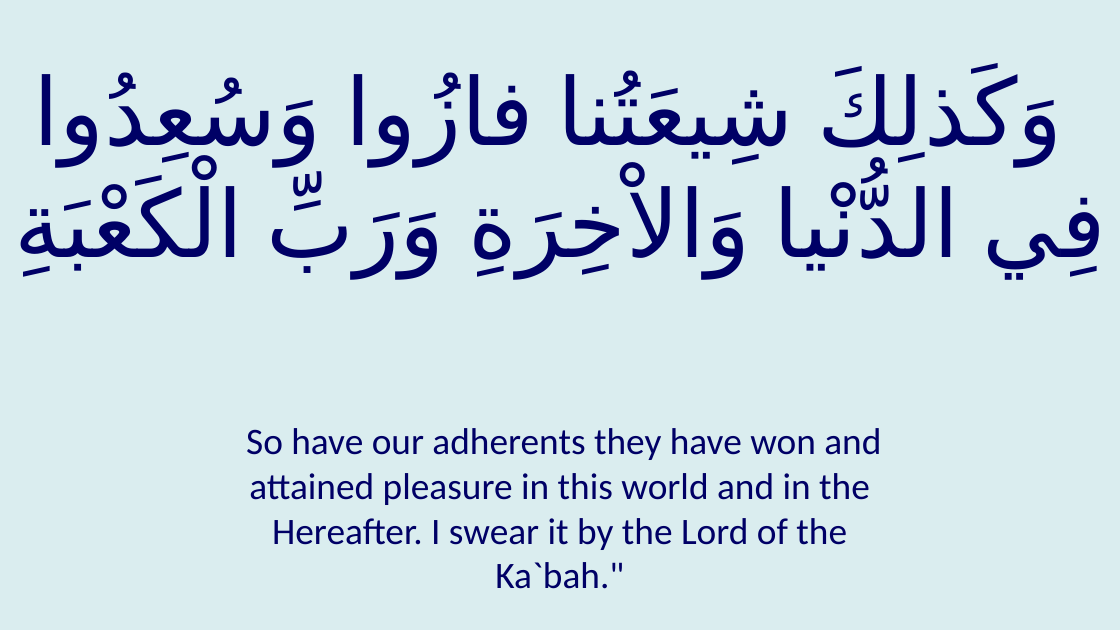
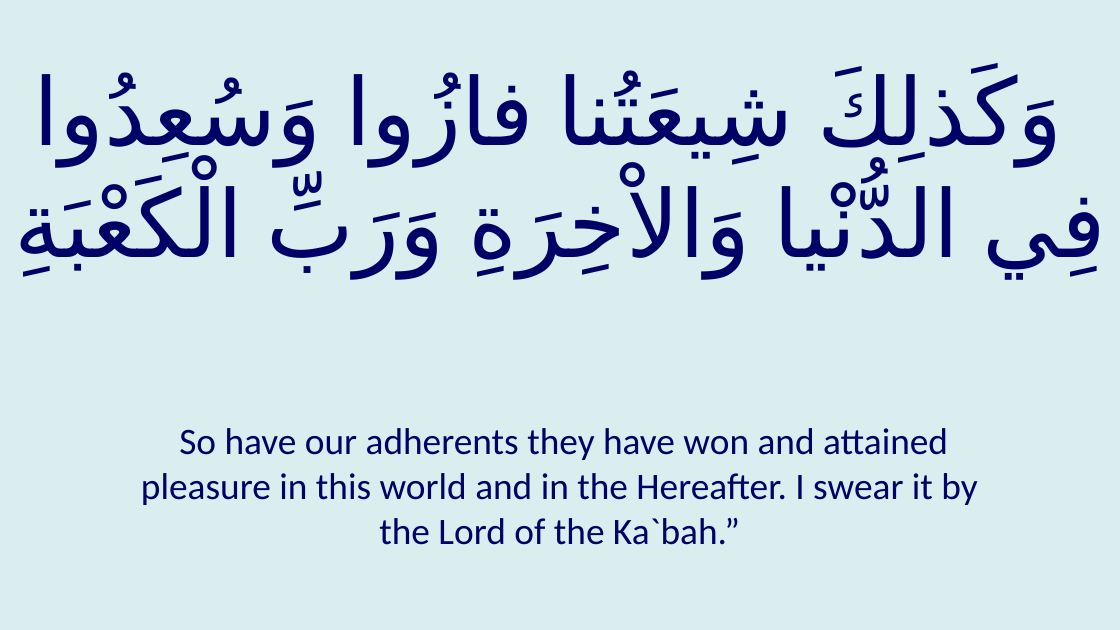
Before and after one commit to GhayurH/Slides, a slide deck: slide 110 of PPTs/Hadith Kisa.pptx (slide 108 before the commit). Drawn at 1120x630 pixels with LibreOffice and Linux fonts; fonts in the diff are those of the drawing. Boxes give left, top, right and bottom in pixels: in the first picture for what was removed or moved away, otherwise in the second. Text is boxed around its words. In the diff, an @@ line names an element or a change of style, - is before the commit and + after.

```diff
--- a/PPTs/Hadith Kisa.pptx
+++ b/PPTs/Hadith Kisa.pptx
@@ text at box(141, 428, 977, 545): text changed @@
-So have our adherents they have won and attained pleasure in this world and in the Hereafter. I swear it by the Lord of the Ka`bah."
+So have our adherents they have won and attained pleasure in this world and in the Hereafter. I swear it by the Lord of the Ka`bah.”
```
Also in this commit, not shown: 70 other slides changed, 2 slides added, 18 other files.
